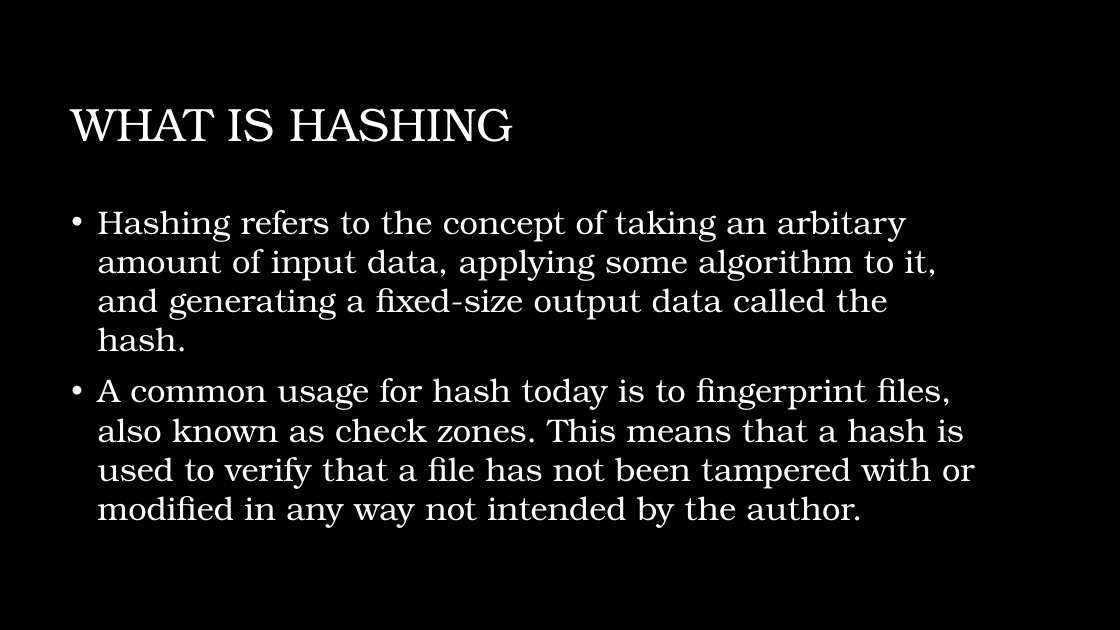
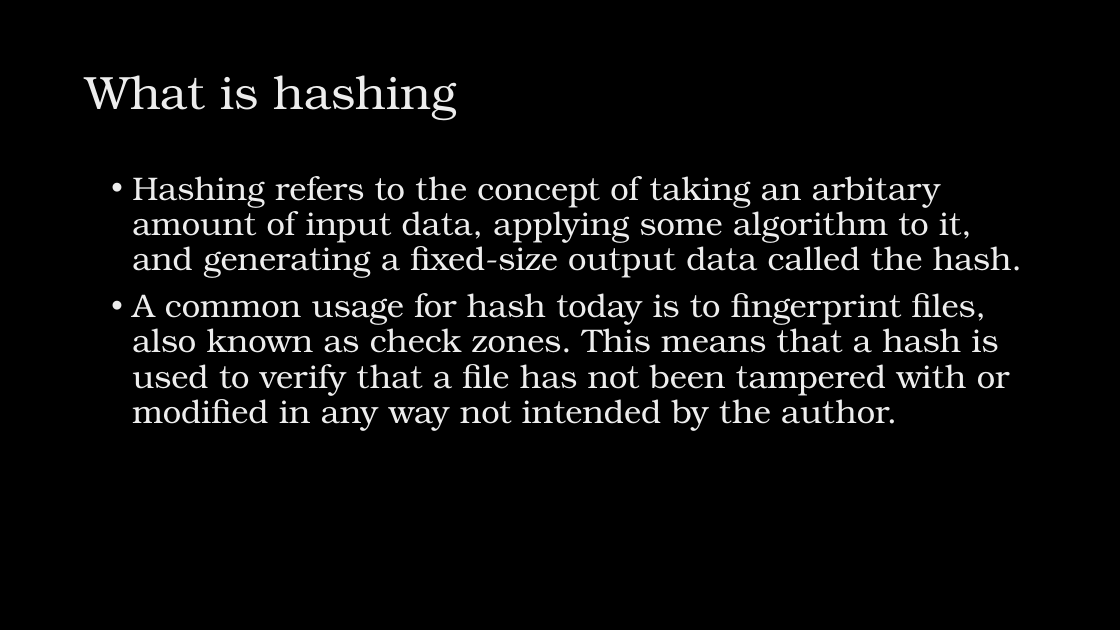
Before and after one commit to sushant76/IPHI, a slide deck: slide 12 of BlockchainDS.pptx (slide 8 before the commit). Drawn at 1120x630 pixels with LibreOffice and Linux fonts; fonts in the diff are those of the drawing; background and template pictures are left out. Boxes give left, top, right and bottom in pixels: in the first picture for what was removed or moved away, otherwise in the second. Text is boxed around its words. In the diff, an @@ line names an element or a change of style, - is before the commit and + after.

```diff
--- a/BlockchainDS.pptx
+++ b/BlockchainDS.pptx
@@ title at box(85, 75, 457, 120): text changed; text colour #FFFFFF to gradient #BFBFBF to #EDEDED to #FFFFFF @@
-WHAT IS HASHING
+What is hashing
@@ text "Hashing refers to the concept ...": place and size @@
-text "Hashing refers to the concept ..." at box(98, 210, 975, 528)
+text "Hashing refers to the concept ..." at box(132, 176, 1022, 431)
@@ text "Hashing refers to the concept ..." at box(132, 176, 1022, 431): text colour #FFFFFF to gradient #BFBFBF to #EDEDED to #FFFFFF; indent changed; line spacing 1 to 0.9; vertical alignment middle to top @@
```
Also in this commit, not shown: 12 other slides changed, 4 slides added.
